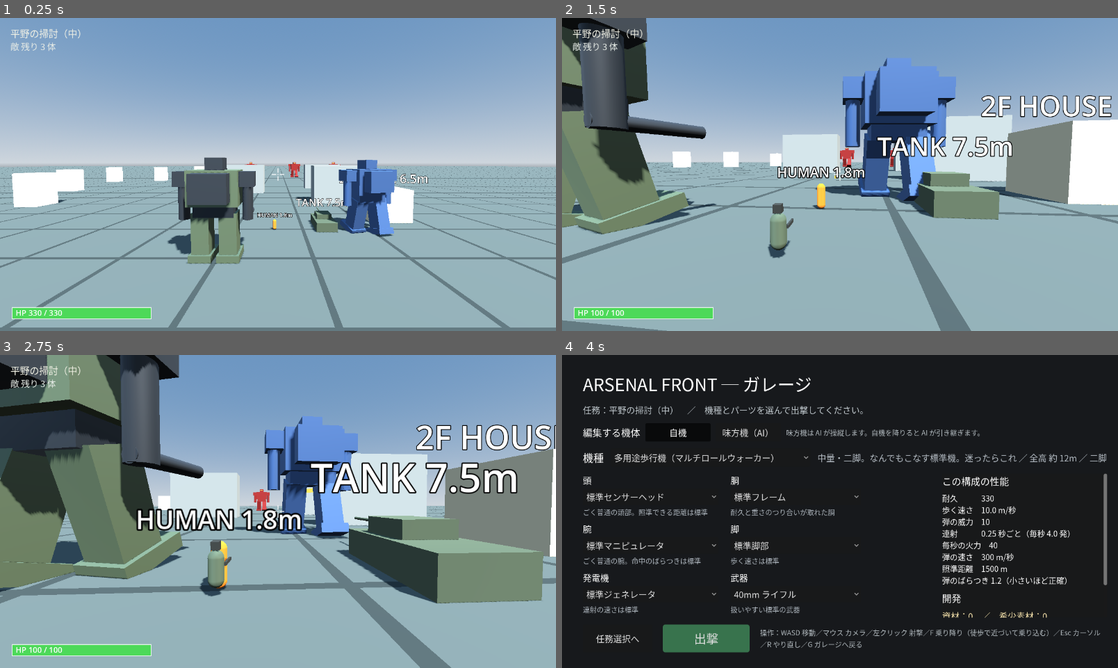
Above: before the commit, frames 1-4 (two rows, left to right).
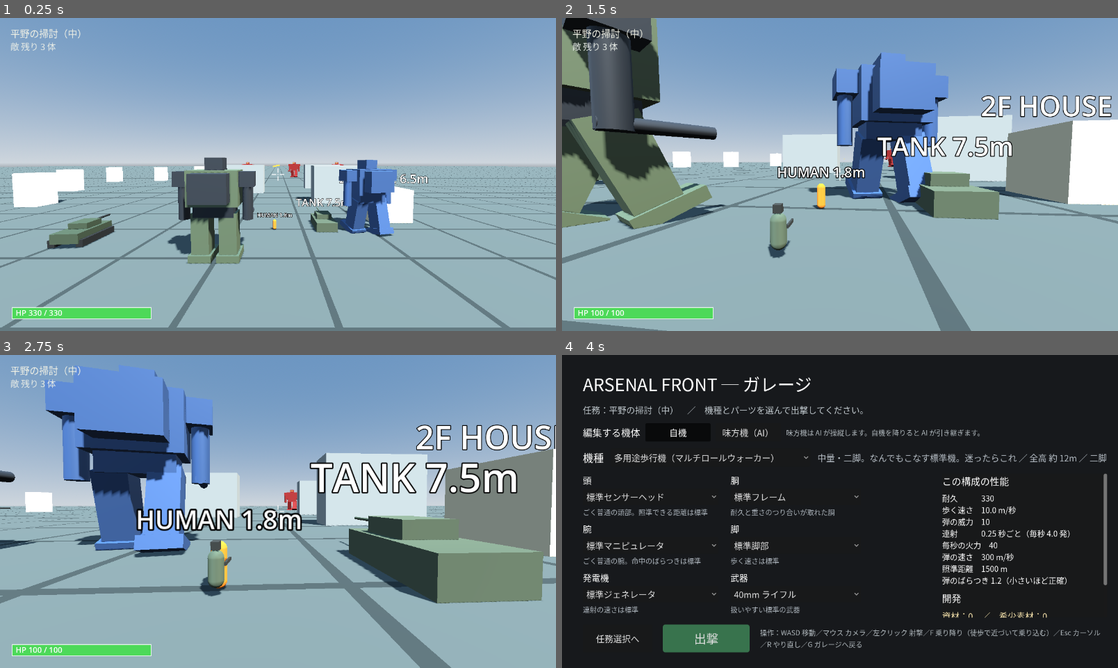
Above: after the commit, the same moments.

Repository: Sierra-117605/ARSENAL-FRONT
Game: Godot game, scene res://scenes/field_3d.tscn
Two runs of this game, one before a commit and one after it. Both use one fixed random seed, a clock stepped at 60 frames per second and the inputs below. This scene is started directly instead of the project's main scene.
Inputs (mouse positions are in pixels of both pictures, inside the frame that each line leads up to):
- Up to frame 1 (0.25 s): no input
- Up to frame 2 (1.5 s): tap Enter at 0.5 s; move the mouse to (867, 174) at 0.52 s; hold W (move_forward) from 0.53 s (still down); tap F (board) at 0.6 s; click (867, 174) at 0.8 s; move the mouse to (812, 174) at 1.27 s; click (812, 174) at 1.35 s
- Up to frame 3 (2.75 s): keep holding W (move_forward); tap F (board) at 1.55, 2.1 s; move the mouse to (289, 505) at 2.02 s; click (289, 505) at 2.3 s
- Up to frame 4 (4 s): keep holding W (move_forward); move the mouse to (834, 517) at 2.77 s; click (834, 517) at 2.85 s; tap F (board) at 3.05 s; move the mouse to (878, 514) at 3.52 s; tap G (garage) at 3.6 s; click (878, 514) at 3.8 s

The runs differ from the first frame. In frame 1, 0.9% of the frame differs, in the area x 8-71%, y 45-74%; in frame 2, 9.1%; in frame 3, 28%, in the area x 0-65%, y 0-76%; in frame 4, nothing differs.

Commit message:
N7-1: 戦車を追加（旋回式の操作・高速・高威力・砲塔は独立旋回。AI も操縦）
Co-Authored-By: Claude Opus 5 <noreply@anthropic.com>

Diff:
--- a/scenes/field_3d.tscn
+++ b/scenes/field_3d.tscn
@@ -13,6 +13,7 @@
 [ext_resource type="Script" path="res://scripts/action/battle_message.gd" id="11_msg"]
 [ext_resource type="PackedScene" path="res://scenes/cover_block.tscn" id="12_cover"]
 [ext_resource type="PackedScene" path="res://scenes/soldier.tscn" id="13_soldier"]
+[ext_resource type="PackedScene" path="res://scenes/tank.tscn" id="17_tank"]
 [ext_resource type="PackedScene" path="res://scenes/objective.tscn" id="14_obj"]
 [ext_resource type="Script" path="res://scripts/action/mission_hud.gd" id="15_mhud"]
 [ext_resource type="Theme" path="res://assets/ui_theme.tres" id="16_theme"]
@@ -203,6 +204,18 @@
 
 [node name="Objective" parent="." instance=ExtResource("14_obj")]
 transform = Transform3D(1, 0, 0, 0, 1, 0, 0, 0, 1, 0, 0, -110)
+
+[node name="Tank" parent="." instance=ExtResource("17_tank")]
+transform = Transform3D(1, 0, 0, 0, 1, 0, 0, 0, 1, -22, 0, -6)
+pilotable_id = "tank_01"
+team = "player"
+
+[node name="AIPilot" type="Node" parent="Tank" node_paths=PackedStringArray("start_seat")]
+script = ExtResource("9_ai")
+start_seat = NodePath("../DriverSeat")
+preferred_distance = 85.0
+fire_range = 130.0
+strafe_strength = 0.35
 
 [node name="Covers" type="Node3D" parent="."]
 
--- /dev/null
+++ b/scenes/tank.tscn
@@ -0,0 +1,81 @@
+[gd_scene load_steps=9 format=3]
+
+[ext_resource type="Script" path="res://scripts/action/tank.gd" id="1_tank"]
+[ext_resource type="Script" path="res://scripts/action/seat.gd" id="2_seat"]
+[ext_resource type="Script" path="res://scripts/action/weapon.gd" id="3_weapon"]
+
+[sub_resource type="StandardMaterial3D" id="Mat_hull"]
+albedo_color = Color(0.28, 0.32, 0.24, 1)
+roughness = 0.85
+metallic = 0.3
+
+[sub_resource type="StandardMaterial3D" id="Mat_track"]
+albedo_color = Color(0.14, 0.14, 0.13, 1)
+
+[sub_resource type="BoxMesh" id="Mesh_hull"]
+size = Vector3(3.6, 1.4, 7.4)
+
+[sub_resource type="BoxMesh" id="Mesh_track"]
+size = Vector3(0.9, 1.0, 7.0)
+
+[sub_resource type="BoxMesh" id="Mesh_turret"]
+size = Vector3(2.6, 0.9, 3.2)
+
+[sub_resource type="CylinderMesh" id="Mesh_gun"]
+top_radius = 0.16
+bottom_radius = 0.16
+height = 4.6
+
+[sub_resource type="BoxShape3D" id="Shape_tank"]
+size = Vector3(4.4, 2.6, 7.6)
+
+[node name="Tank" type="CharacterBody3D"]
+script = ExtResource("1_tank")
+pilotable_id = "tank_01"
+max_hp = 260
+team = "player"
+
+[node name="Collision" type="CollisionShape3D" parent="."]
+transform = Transform3D(1, 0, 0, 0, 1, 0, 0, 0, 1, 0, 1.3, 0)
+shape = SubResource("Shape_tank")
+
+[node name="Visual" type="Node3D" parent="."]
+
+[node name="Hull" type="MeshInstance3D" parent="Visual"]
+transform = Transform3D(1, 0, 0, 0, 1, 0, 0, 0, 1, 0, 1.3, 0)
+mesh = SubResource("Mesh_hull")
+surface_material_override/0 = SubResource("Mat_hull")
+
+[node name="TrackL" type="MeshInstance3D" parent="Visual"]
+transform = Transform3D(1, 0, 0, 0, 1, 0, 0, 0, 1, -1.8, 0.6, 0)
+mesh = SubResource("Mesh_track")
+surface_material_override/0 = SubResource("Mat_track")
+
+[node name="TrackR" type="MeshInstance3D" parent="Visual"]
+transform = Transform3D(1, 0, 0, 0, 1, 0, 0, 0, 1, 1.8, 0.6, 0)
+mesh = SubResource("Mesh_track")
+surface_material_override/0 = SubResource("Mat_track")
+
+[node name="Turret" type="Node3D" parent="Visual"]
+transform = Transform3D(1, 0, 0, 0, 1, 0, 0, 0, 1, 0, 2.4, -0.4)
+
+[node name="TurretBody" type="MeshInstance3D" parent="Visual/Turret"]
+mesh = SubResource("Mesh_turret")
+surface_material_override/0 = SubResource("Mat_hull")
+
+[node name="Gun" type="MeshInstance3D" parent="Visual/Turret"]
+transform = Transform3D(1, 0, 0, 0, 0, -1, 0, 1, 0, 0, 0.1, -3.4)
+mesh = SubResource("Mesh_gun")
+surface_material_override/0 = SubResource("Mat_track")
+
+[node name="DriverSeat" type="Marker3D" parent="."]
+transform = Transform3D(1, 0, 0, 0, 1, 0, 0, 0, 1, 0, 2, 1)
+script = ExtResource("2_seat")
+
+[node name="Weapon" type="Marker3D" parent="."]
+transform = Transform3D(1, 0, 0, 0, 1, 0, 0, 0, 1, 0, 2.5, -5)
+script = ExtResource("3_weapon")
+fire_interval = 1.6
+damage = 60
+bullet_speed = 500.0
+spread = 0.4
--- /dev/null
+++ b/scripts/action/tank.gd
@@ -0,0 +1,68 @@
+class_name Tank
+extends Pilotable
+## 戦車（SPEC §0.13 柱1：乗り換えの幅を広げる）。
+## ロボットと違い、車体は向いた方向にしか進めない（横歩きできない）。
+## 代わりに速く、低くて撃たれにくい。砲塔は狙った方向へ向く。
+
+## 前進の速さ（メートル/秒）
+@export var drive_speed: float = 22.0
+## 後退の速さ
+@export var reverse_speed: float = 10.0
+## 車体の旋回の速さ（度/秒）
+@export var turn_speed_deg: float = 70.0
+## 加速の滑らかさ
+@export var acceleration: float = 25.0
+## 全高（カメラが距離を合わせるのに使う）
+var height: float = 3.2
+## 照準できる距離
+var aim_range: float = 1800.0
+
+var gravity: float = ProjectSettings.get_setting("physics/3d/default_gravity")
+
+@onready var weapon: Weapon = get_node_or_null("Weapon")
+@onready var turret: Node3D = get_node_or_null("Visual/Turret")
+
+
+func _physics_process(delta: float) -> void:
+	if not is_alive():
+		velocity.x = move_toward(velocity.x, 0.0, acceleration * delta)
+		velocity.z = move_toward(velocity.z, 0.0, acceleration * delta)
+		if not is_on_floor():
+			velocity.y -= gravity * delta
+		move_and_slide()
+		return
+
+	# 左右の入力で車体が旋回する（その場で横には動けない）
+	rotation.y -= float(control["move_x"]) * deg_to_rad(turn_speed_deg) * delta
+
+	# 前後の入力で進む。後退は遅い
+	var forward := -global_transform.basis.z
+	var input_z := float(control["move_z"])
+	var wanted := Vector3.ZERO
+	if input_z < 0.0:
+		wanted = forward * drive_speed * -input_z
+	elif input_z > 0.0:
+		wanted = -forward * reverse_speed * input_z
+	velocity.x = move_toward(velocity.x, wanted.x, acceleration * delta)
+	velocity.z = move_toward(velocity.z, wanted.z, acceleration * delta)
+	if not is_on_floor():
+		velocity.y -= gravity * delta
+	move_and_slide()
+
+	# 砲塔は狙っている方向へ向く（車体の向きとは別）
+	var aim := Pilotable.aim_point(control)
+	if turret != null and aim != Vector3.ZERO:
+		var to_aim: Vector3 = aim - turret.global_position
+		if Vector2(to_aim.x, to_aim.z).length() > 0.1:
+			var wanted_yaw := atan2(-to_aim.x, -to_aim.z)
+			turret.global_rotation.y = wanted_yaw
+
+	if control["fire"] and weapon != null:
+		weapon.try_fire(aim, self)
+
+
+## 保存用の状態
+func to_dict() -> Dictionary:
+	var data := super.to_dict()
+	data["kind"] = "tank"
+	return data
--- /dev/null
+++ b/tests/test_n7_1_tank.gd
@@ -0,0 +1,107 @@
+extends SceneTree
+## 戦車の確認（乗り換えの幅を広げる。SPEC §0.13 柱1）。
+##
+## 確かめること：
+##  1. 戦場に戦車があり、AI が操縦している（自軍機として戦う）
+##  2. 兵士が降りて近づけば、戦車に乗り込める
+##  3. 戦車は前進が速い（ロボットより速い）
+##  4. 戦車は横歩きできない（左右入力では旋回し、真横には動かない）
+##  5. 砲塔は狙った方向を向く
+##  6. 戦車の武器は一撃が重い（ロボットの標準より高威力）
+##
+## 実行：Godot_console.exe --headless --path . --script res://tests/test_n7_1_tank.gd
+
+var field: Node
+var tank: Tank
+var robot: Robot
+var soldier: Soldier
+var input: PlayerInput
+var pilot: Occupant
+var frame := 0
+var failed := false
+var mission_before := ""
+var start_pos := Vector3.ZERO
+var start_yaw := 0.0
+
+
+func _initialize() -> void:
+	if FileAccess.file_exists(MissionData.CHOICE_PATH):
+		mission_before = FileAccess.get_file_as_string(MissionData.CHOICE_PATH)
+	MissionData.save_choice("sweep_plain", "normal")
+	field = load("res://scenes/field_3d.tscn").instantiate()
+	root.add_child(field)
+	tank = field.get_node("Tank")
+	robot = field.get_node("Robot")
+	robot.use_saved_loadout = false
+	soldier = field.get_node("Soldier")
+	input = field.get_node("PlayerInput")
+	pilot = field.get_node("Pilot")
+
+
+func _physics_process(_delta: float) -> bool:
+	frame += 1
+	match frame:
+		10:
+			_report(tank != null and tank.team == "player", "戦場に自軍の戦車がある")
+			var seat: Seat = tank.get_node("DriverSeat")
+			_report(seat.occupant is AIPilot, "戦車は AI が操縦している")
+			_report(tank.get_node("Weapon").damage > 10,
+				"戦車の武器は一撃が重い（威力 %d）" % tank.get_node("Weapon").damage)
+			# 2：降りて戦車へ
+			_report(input.try_exit(), "機体から降りた")
+		15:
+			soldier.global_position = tank.global_position + Vector3(4, 0, 0)
+		20:
+			_report(input.try_board_from_foot(), "兵士が戦車に乗り込める")
+			_report(pilot.get_vehicle() == tank, "戦車を操縦している")
+			start_pos = tank.global_position
+			start_yaw = tank.rotation.y
+			Input.action_press("move_forward")
+		50:
+			Input.action_release("move_forward")
+			var moved := tank.global_position.distance_to(start_pos)
+			_report(moved > 6.0, "戦車が前進する (%.1fm)" % moved)
+			_report(tank.drive_speed > robot.walk_speed,
+				"戦車はロボットより速い (%.1f > %.1f m/秒)" % [tank.drive_speed, robot.walk_speed])
+			# 4：左右入力で旋回する（横に動かない）
+			# いったん止めてから旋回だけを見る（惰性で前に進むのは戦車として正しい動き）
+			tank.velocity = Vector3.ZERO
+			start_pos = tank.global_position
+			start_yaw = tank.rotation.y
+			Input.action_press("move_right")
+		80:
+			Input.action_release("move_right")
+			var turned := absf(tank.rotation.y - start_yaw)
+			# 真横（車体の右方向）へどれだけずれたかを見る
+			var moved_vec: Vector3 = tank.global_position - start_pos
+			var side_dir := Vector3(cos(start_yaw), 0.0, -sin(start_yaw))
+			var sideways := absf(moved_vec.dot(side_dir))
+			_report(turned > deg_to_rad(10.0), "左右入力で車体が旋回する (%.0f 度)" % rad_to_deg(turned))
+			_report(sideways < 2.0, "真横には滑らない（横ずれ %.1fm）" % sideways)
+			# 5：砲塔の向き
+			var rig: CameraRig = field.get_node("CameraRig")
+			rig.yaw = tank.rotation.y + deg_to_rad(60.0)
+		90:
+			var turret: Node3D = tank.get_node("Visual/Turret")
+			var diff := absf(wrapf(turret.global_rotation.y - tank.rotation.y, -PI, PI))
+			_report(diff > deg_to_rad(15.0),
+				"砲塔が車体と別に狙った方向を向く（差 %.0f 度）" % rad_to_deg(diff))
+			_restore()
+			print("RESULT: ", "FAIL" if failed else "PASS")
+			return true
+	return false
+
+
+func _restore() -> void:
+	if mission_before != "":
+		var f := FileAccess.open(MissionData.CHOICE_PATH, FileAccess.WRITE)
+		if f != null:
+			f.store_string(mission_before)
+	elif FileAccess.file_exists(MissionData.CHOICE_PATH):
+		DirAccess.remove_absolute(ProjectSettings.globalize_path(MissionData.CHOICE_PATH))
+
+
+func _report(ok: bool, msg: String) -> void:
+	print("[", "OK" if ok else "NG", "] ", msg)
+	if not ok:
+		failed = true
Not shown: 1 places in scenes/field_3d.tscn that only renumber resources
Not shown, added: scripts/action/tank.gd.uid
Not shown, added: tests/test_n7_1_tank.gd.uid
Not shown, changed: KNOWLEDGE.md
Not shown, changed: SPEC.md
Not shown, changed: TODO.md
